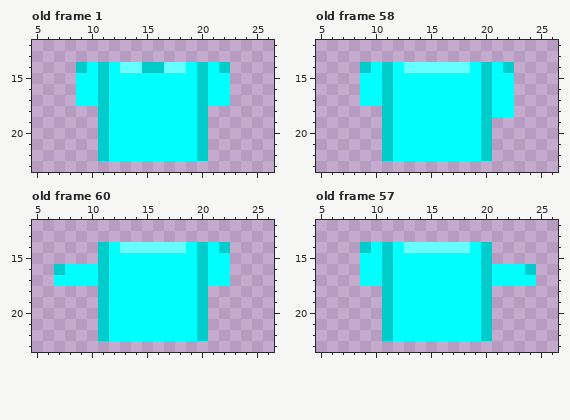
Pixel-art file, stored at apps/game/assets/characters/equipment/torso/tunic.aseprite. Above: the version before the commit.
32x32 pixels, 76 frames. Shown: old frame 1: x 5..26, y 12..23; old frame 58: x 5..26, y 12..23; old frame 60: x 5..26, y 12..23; old frame 57: x 5..26, y 12..23.
The result:
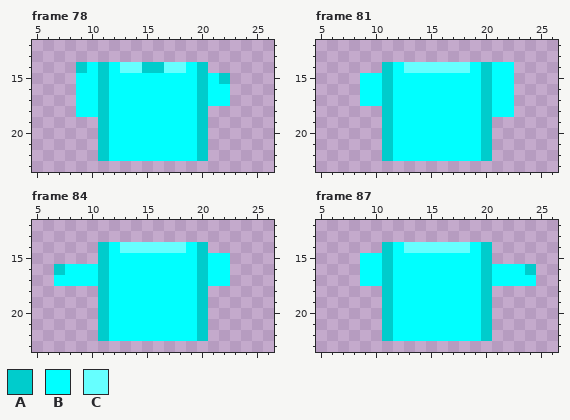
Palette (. is transparent): A #00cccc  B #00ffff  C #66ffff
A new or re-ordered frame is compared with the old frame closest to it.
What changed:
frames 76 -> 88
Frame 78 is new; against old frame 1:
y 14: x 21..22 BA -> ..
y 15: x 22 B -> A
y 18: x 9..10 .. -> BB
Frame 81 is new; against old frame 58:
y 14: x 9..10 AB -> ..; x 22 A -> B
Frame 84 is new; against old frame 60:
y 14: x 21..22 BA -> ..
Frame 87 is new; against old frame 57:
y 14: x 9..10 AB -> ..
